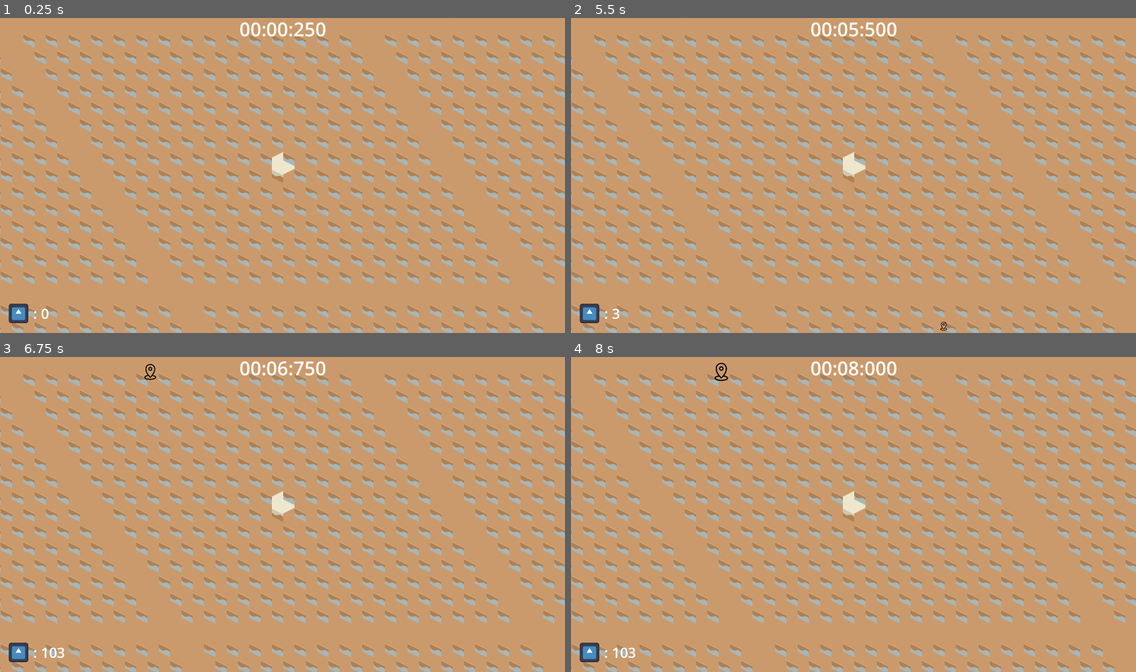
Above: before the commit, frames 1-4 (two rows, left to right).
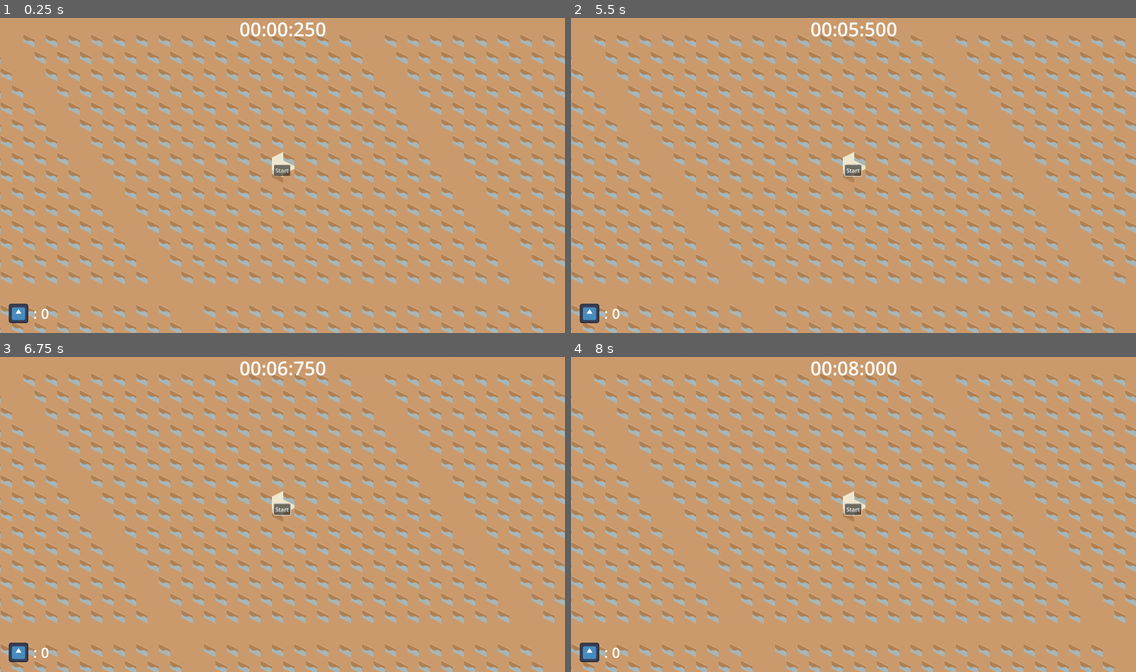
Above: after the commit, the same moments.

Repository: MarianPoirot/Gamejam-cellule
Game: Godot game, scene res://Scenes/main.tscn
The game is run twice, just before and just after one commit, with the same random seed, the same clock (stepped at 60 frames per second) and the same inputs. The engine's default icon, where the game draws it, is replaced by a stand-in: a white triangle on a blue panel in a dark square.
Inputs (mouse positions are in pixels of both pictures, inside the frame that each line leads up to):
- Up to frame 1 (0.25 s): no input
- Up to frame 2 (5.5 s): click (853, 169) at 0.5 s, where only the run after the commit has a clickable "Start"; click (853, 169) at 1.25 s, where only the run after the commit has a clickable "Start"; click (853, 169) at 2 s, where only the run after the commit has a clickable "Start"; tap Enter at 2.75, 4.25 s; move the mouse to (977, 159) at 2.77 s; click (977, 159) at 2.92 s; tap Space at 3.5, 5 s; move the mouse to (740, 191) at 3.52 s; click (740, 191) at 3.67 s; move the mouse to (910, 106) at 4.27 s; click (910, 106) at 4.42 s; move the mouse to (825, 238) at 5.02 s; click (825, 238) at 5.17 s
- Up to frame 3 (6.75 s): move the mouse to (372, 665) at 5.77 s; click (372, 665) at 5.92 s; tap Enter at 6.5 s; move the mouse to (113, 467) at 6.52 s; click (113, 467) at 6.67 s
- Up to frame 4 (8 s): tap Space at 7.25 s; move the mouse to (881, 514) at 7.27 s; click (881, 514) at 7.42 s

The runs differ from the first frame. In frame 1, 0.1% of the frame differs, in the area x 48-52%, y 46-51%; in frame 2, 0.2%; in frame 3, 0.2%; in frame 4, 0.3%, in the area x 7-52%, y 1-96%.
Error after the commit: Cannot call method 'start' on a null value. (res://Scripts/main.gd:21)

Commit message:
Made enemies spawn

Diff:
--- a/Scenes/Enemies/Enemy.tscn
+++ b/Scenes/Enemies/Enemy.tscn
@@ -153,6 +153,7 @@
 animation = &"virus_move"
 autoplay = "kirbo_move"
 
+
 [node name="CollisionShape2D" type="CollisionShape2D" parent="."]
 shape = SubResource("CapsuleShape2D_k6l6h")
 
--- a/Scenes/main.tscn
+++ b/Scenes/main.tscn
@@ -1,12 +1,20 @@
-[gd_scene load_steps=5 format=3 uid="uid://fsr32ee4hmlv"]
+[gd_scene load_steps=7 format=3 uid="uid://fsr32ee4hmlv"]
 
 [ext_resource type="Script" path="res://Scripts/main.gd" id="1_1vhrc"]
+[ext_resource type="PackedScene" uid="uid://bac5bo0stuxjd" path="res://Scenes/Enemies/Enemy.tscn" id="2_7anw3"]
 [ext_resource type="TileSet" uid="uid://nty2jgp37jxk" path="res://Assets/MainMap.tres" id="2_hpp5r"]
-[ext_resource type="PackedScene" uid="uid://dp5ysnurplg1j" path="res://Scenes/UI/InGame.tscn" id="3_xv34q"]
+[ext_resource type="PackedScene" path="res://Scenes/UI/InGame.tscn" id="3_xv34q"]
 [ext_resource type="Script" path="res://Scripts/Map.gd" id="3_yfgde"]
+
+[sub_resource type="Curve2D" id="Curve2D_gi1cx"]
+_data = {
+"points": PackedVector2Array(0, 0, 0, 0, 0, 0, 0, 0, 0, 0, 1600, 0, 0, 0, 0, 0, 1600, 900, 0, 0, 0, 0, 0, 900, 0, 0, 0, 0, 0, 0)
+}
+point_count = 5
 
 [node name="Main" type="CanvasLayer"]
 script = ExtResource("1_1vhrc")
+Enemy = ExtResource("2_7anw3")
 
 [node name="Map" type="TileMap" parent="."]
 position = Vector2(3, 3)
@@ -21,6 +29,22 @@
 
 [node name="InGame" parent="." instance=ExtResource("3_xv34q")]
 
-[node name="PinSpawn" type="Timer" parent="."]
 
-[connection signal="timeout" from="PinSpawn" to="." method="_spawnPin"]
+[node name="Camera2D" type="Camera2D" parent="."]
+
+[node name="EnemyPath" type="Path2D" parent="."]
+curve = SubResource("Curve2D_gi1cx")
+
+[node name="EnemyPathFollow" type="PathFollow2D" parent="EnemyPath"]
+
+[node name="MobTimer" type="Timer" parent="."]
+
+[node name="StartButton" type="Button" parent="."]
+offset_left = 776.0
+offset_top = 423.0
+offset_right = 822.0
+offset_bottom = 454.0
+text = "Start"
+
+[connection signal="timeout" from="MobTimer" to="." method="_on_mob_timer_timeout"]
+[connection signal="button_down" from="StartButton" to="." method="_on_start_button_button_down"]
--- a/Scripts/Enemies/Enemy.gd
+++ b/Scripts/Enemies/Enemy.gd
@@ -1,4 +1,4 @@
-extends Area2D
+extends RigidBody2D
 
 @export var min_speed = 150  # Minimum speed range.
 @export var max_speed = 250  # Maximum speed range.
@@ -6,3 +6,4 @@
 # Called when the node enters the scene tree for the first time.
 func _ready():
 	$AnimatedSprite2D.animation = "move"
+	$AnimatedSprite2D.play()
--- a/Scripts/main.gd
+++ b/Scripts/main.gd
@@ -13,6 +13,7 @@
 var _map = $Map
 @onready
 var _pinTimer : Timer = $PinSpawn
+@export var Enemy: PackedScene
 
 func _ready():
 	UI._startRun()
@@ -23,6 +24,9 @@
 	if(event is InputEventMouseButton and event.button_index == MOUSE_BUTTON_LEFT and event.is_pressed()):
 		if(_map.isProductiveCell()):
 			IncreaseResource(1)
+
+func new_game():
+	$MobTimer.start()
 
 
 func _spawnPin():
@@ -40,3 +44,29 @@
 func IncreaseResource(nb : int):
 	nbResource+=nb
 	UI.updateResources(nbResource)
+# Called every frame. 'delta' is the elapsed time since the previous frame.
+func _process(_delta):
+	pass
+
+func _on_mob_timer_timeout():
+	var mob = Enemy.instantiate()
+	# Choose a random location on Path2D.
+	$EnemyPath/EnemyPathFollow.progress_ratio = randi()
+	# Create a Mob instance and add it to the scene.
+	add_child(mob)
+	# Set the mob's direction perpendicular to the path direction.
+	var direction = $EnemyPath/EnemyPathFollow.rotation + PI / 2
+	# Set the mob's position to a random location.
+	mob.position = $EnemyPath/EnemyPathFollow.position
+	# Add some randomness to the direction.
+	direction += randf_range(-PI / 4, PI / 4)
+	mob.rotation = direction
+	# Set the velocity (speed & direction).
+	mob.linear_velocity = Vector2(randf_range(mob.min_speed, mob.max_speed), 0)
+	mob.linear_velocity = mob.linear_velocity.rotated(direction)
+
+
+func _on_start_button_button_down():
+	$MobTimer.stop()
+	get_tree().call_group("mobs", "queue_free")
+	new_game()
